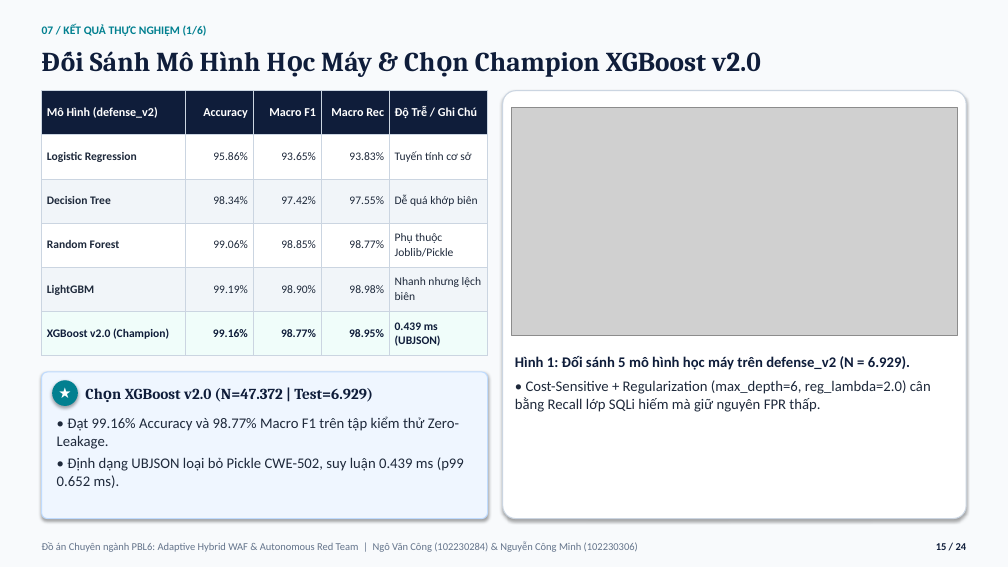
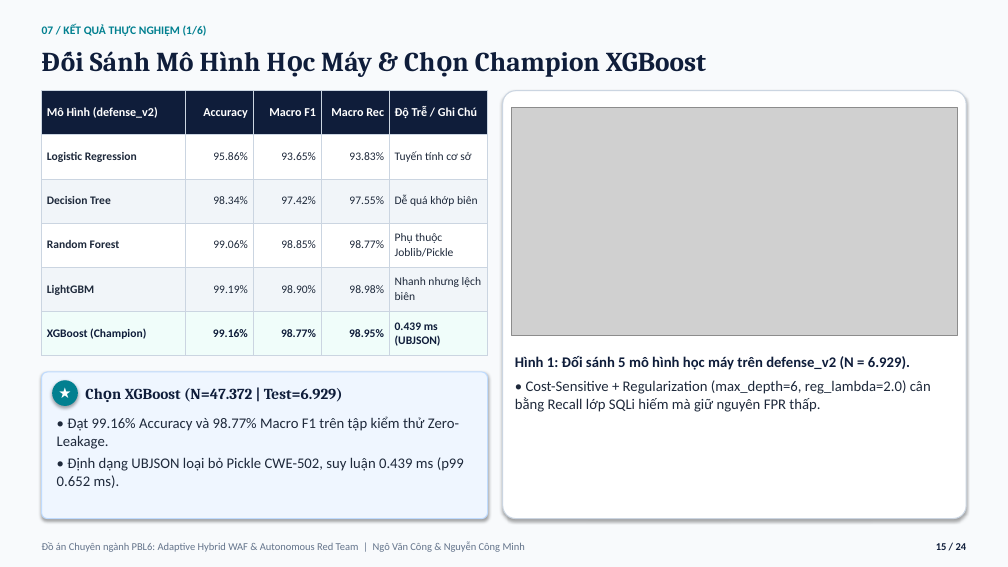
Before and after one commit to vcongggggg/pbl6, a slide deck: slide 15 of docs/reports/PBL6_Academic_Defense_Slides.pptx. Drawn at 1008x567 pixels with LibreOffice and Linux fonts; fonts in the diff are those of the drawing; grey boxes stand for pictures. Boxes give left, top, right and bottom in pixels: in the first picture for what was removed or moved away, otherwise in the second. Text is boxed around its words. In the diff, an @@ line names an element or a change of style, - is before the commit and + after.

```diff
--- a/docs/reports/PBL6_Academic_Defense_Slides.pptx
+++ b/docs/reports/PBL6_Academic_Defense_Slides.pptx
@@ text at (90, 51, 706, 77): text changed @@
-Đối Sánh Mô Hình Học Máy & Chọn Champion XGBoost v2.0
+Đối Sánh Mô Hình Học Máy & Chọn Champion XGBoost
@@ table at (42, 91, 488, 355) @@
-row 6, column 1: XGBoost v2.0 (Champion)
+row 6, column 1: XGBoost (Champion)
@@ text at (125, 388, 343, 402): text changed @@
-Chọn XGBoost v2.0 (N=47.372 | Test=6.929)
+Chọn XGBoost (N=47.372 | Test=6.929)
@@ text at (42, 542, 525, 552): text changed @@
-Đồ án Chuyên ngành PBL6: Adaptive Hybrid WAF & Autonomous Red Team | Ngô Văn Công (102230284) & Nguyễn Công Minh (102230306)
+Đồ án Chuyên ngành PBL6: Adaptive Hybrid WAF & Autonomous Red Team | Ngô Văn Công & Nguyễn Công Minh
```
Also in this commit, not shown: 23 other slides changed, 26 other files.
